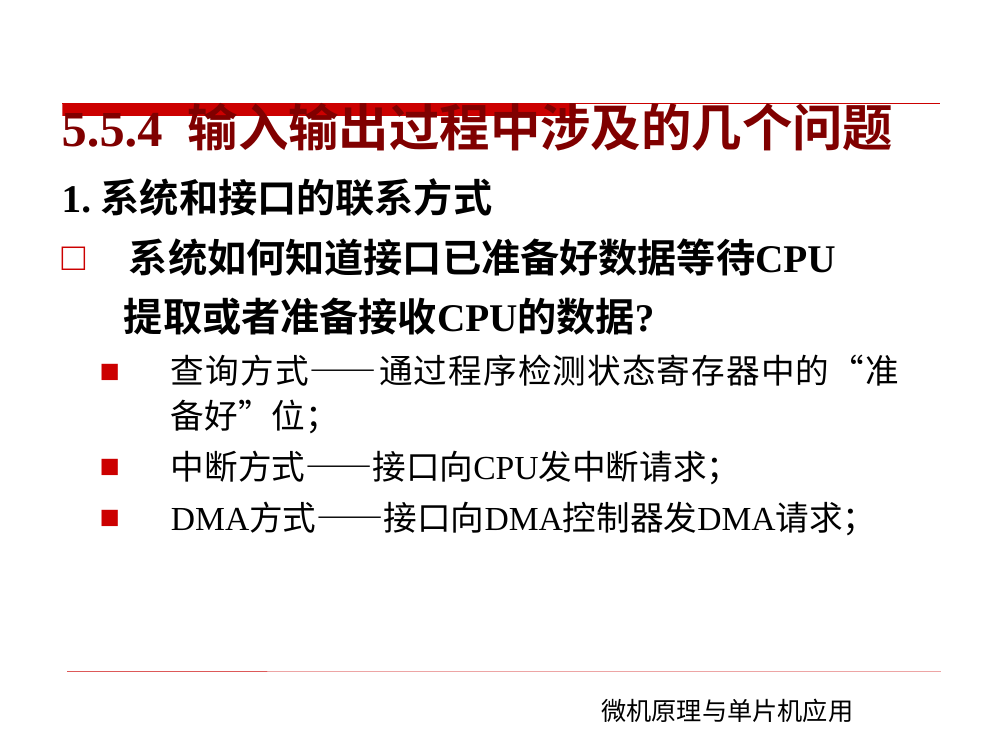
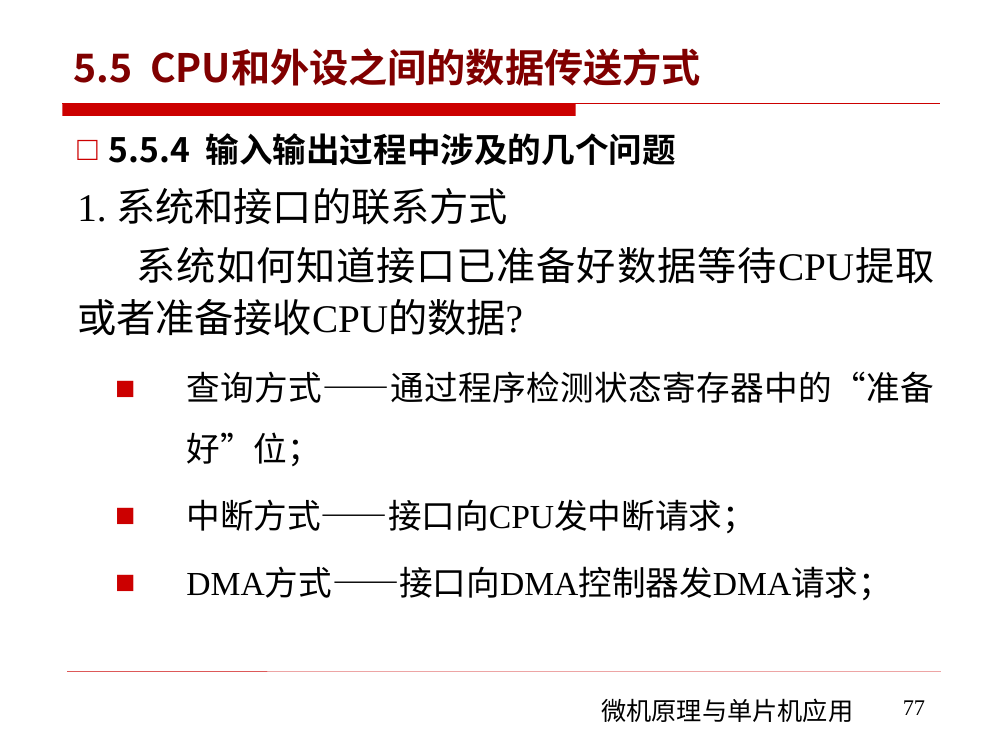
Before and after one commit to rshouc/Microcomputer, a slide deck: slide 77 of PPT/The Principle of Microcomputer/第五章 微机原理（微机和外设的数据传输) .pptx. Drawn at 1008x756 pixels with LibreOffice and Linux fonts; fonts in the diff are those of the drawing; background and template pictures are left out. Boxes give left, top, right and bottom in pixels: in the first picture for what was removed or moved away, otherwise in the second. Text is boxed around its words. In the diff, an @@ line names an element or a change of style, - is before the commit and + after.

```diff
--- a/PPT/The Principle of Microcomputer/第五章 微机原理（微机和外设的数据传输) .pptx
+++ b/PPT/The Principle of Microcomputer/第五章 微机原理（微机和外设的数据传输) .pptx
@@ title added at [73,48,701,86], 28 pt, text #800000, bold @@
+5.5 CPU和外设之间的数据传送方式
@@ title removed at [62,103,894,151] @@
-5.5.4 输入输出过程中涉及的几个问题
@@ text "5.5.4 输入输出过程中涉及的几个问题": place and size @@
-text "5.5.4 输入输出过程中涉及的几个问题" at [62,178,899,535]
+text "5.5.4 输入输出过程中涉及的几个问题" at [77,133,934,600]
@@ text at [109,133,675,165]: paragraph added @@
+□ 5.5.4 输入输出过程中涉及的几个问题
@@ text at [136,247,934,284]: text changed @@
-□ 系统如何知道接口已准备好数据等待CPU
-提取或者准备接收CPU的数据?
+系统如何知道接口已准备好数据等待CPU提取或者准备接收CPU的数据?
@@ text at [186,371,934,600]: line spacing 1.1 to 1.5 @@
@@ page number added at [903,700,925,715], 16 pt, text #000000 @@
+77
```
Also in this commit, not shown: 16 other slides changed, 2 slides added, 1 slide removed.
